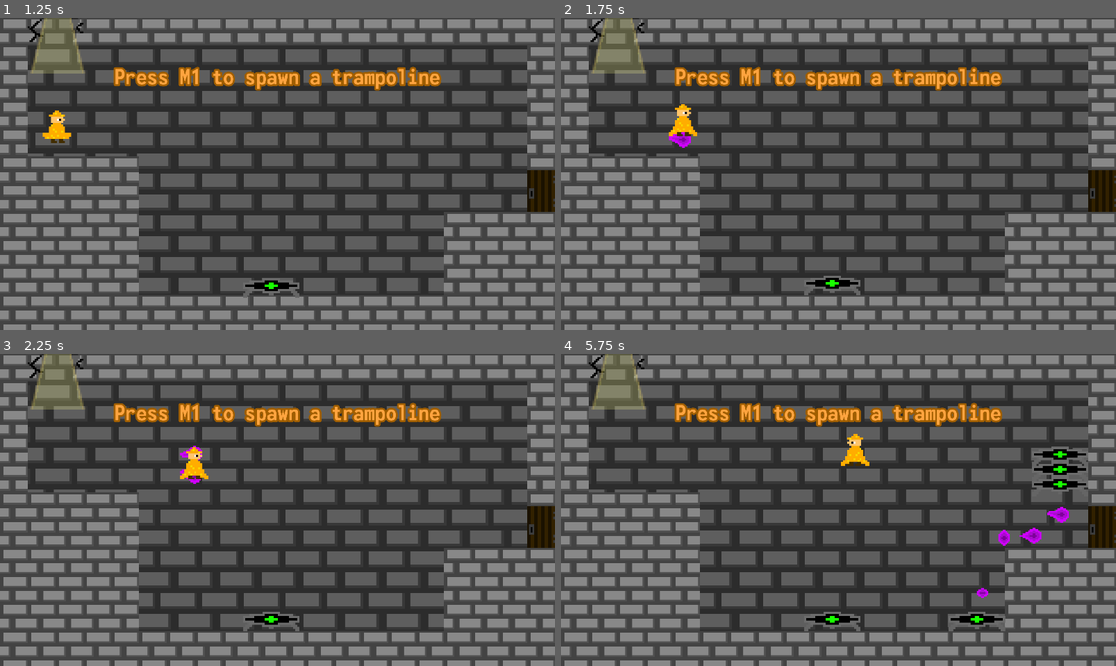
Above: before the commit, frames 1-4 (two rows, left to right).
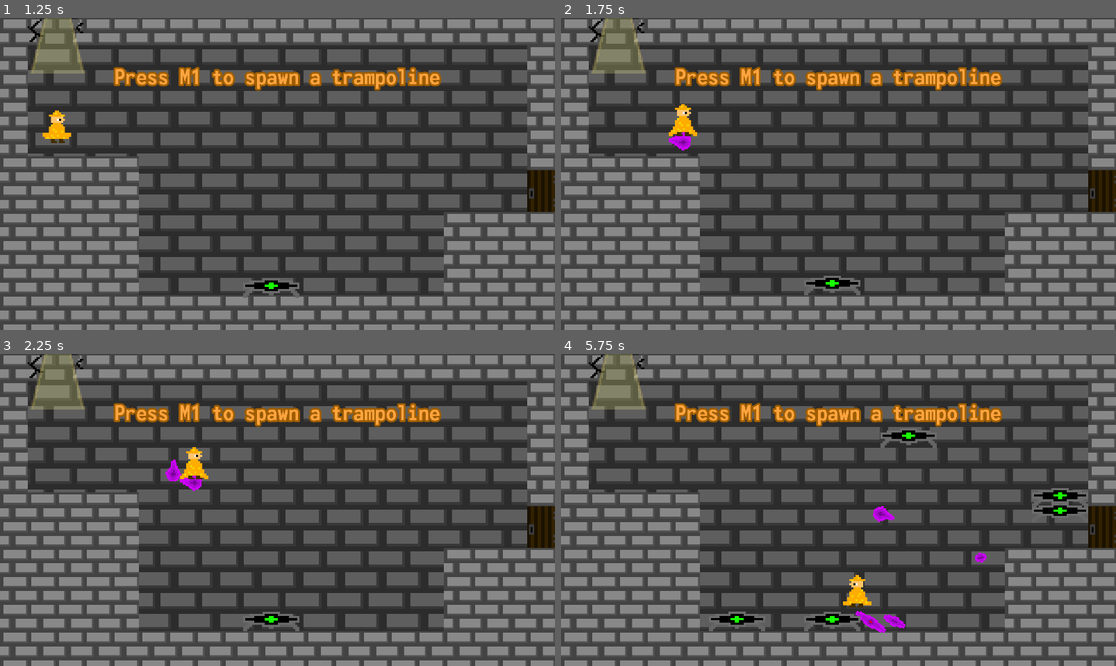
Above: after the commit, the same moments.

Repository: Gplayer128/Bouncemancer
Game: Godot game, scene res://Scenes/MainMenu.tscn
Two runs of this game, one before a commit and one after it. Both use one fixed random seed, a clock stepped at 60 frames per second and the inputs below.
Inputs (mouse positions are in pixels of both pictures, inside the frame that each line leads up to):
- Up to frame 1 (1.25 s): click "Start Game" at 0.5 s
- Up to frame 2 (1.75 s): tap M at 1.25 s; move the mouse to (960, 158) at 1.27 s; hold D (right) from 1.28 s (still down); hold 1 (1) from 1.28 s (still down); click (960, 158) at 1.42 s; tap Space (jump) at 1.52 s
- Up to frame 3 (2.25 s): keep holding D (right); tap M at 2 s; move the mouse to (166, 525) at 2.02 s; release 1 (1) at 2.03 s; tap 1 (1) at 2.1 s
- Up to frame 4 (5.75 s): tap Space (jump) at 2.27, 3.77, 4.52, 5.27 s; tap M every 0.75 s from 2.75 to 5 s; move the mouse to (894, 441) at 2.77 s; release D (right) at 2.78 s; hold A (left) 2.78-3.53 s; hold 1 (1) 2.78-3.53 s; tap Alt at 2.85 s; move the mouse to (810, 572) at 3.52 s; hold D (right) 3.53-5.03 s; tap Shift at 3.6 s; click (810, 572) at 3.67 s; tap 1 (1) at 3.8, 5.1 s; move the mouse to (1005, 556) at 4.27 s; hold 1 (1) 4.28-5.03 s; move the mouse to (672, 463) at 5.02 s; hold A (left) from 5.03 s (still down)

Frame 1 is identical in both runs. In frame 2, 0.1% of the frame differs, in the area x 19-24%, y 36-43%; in frame 3, 0.3%; in frame 4, 3.5%, in the area x 26-95%, y 24-90%.

Commit message:
.

Diff:
--- a/Scripts/projectile.gd
+++ b/Scripts/projectile.gd
@@ -1,6 +1,5 @@
 extends Area2D
 
-@export var SPEED = 1200 # Increased default speed so it's visible
 @export var speed: float = 500.0
 
 var trampoline_inst = preload("res://trampoline.tscn")
@@ -20,20 +19,19 @@
 	second_anim = false
 	hit_wall = false
 	global_position = spawnPos
-	# Calculate velocity using SPEED and the direction angle
-
-var direction: Vector2 = Vector2.RIGHT # Change this to move left, up, down, etc.
+	global_rotation = spawnRot # Rotates the projectile to match the aiming angle
 
 func _physics_process(delta: float) -> void:
-	# Moves the Area2D by adding to its position every frame
+	# Only move if it hasn't hit a wall yet
 	if !hit_wall:
-		position += direction * speed * delta
+		# Convert the angle (dir) into a directional vector and multiply by speed
+		var movement_vector = Vector2.RIGHT.rotated(dir) * speed
+		position += movement_vector * delta
 
 func setup(p_dir: float, p_pos: Vector2, p_rot: float) -> void:
 	dir = p_dir
 	spawnPos = p_pos
 	spawnRot = p_rot
-
 
 func _on_body_entered(body: Node2D) -> void:
 	if body.is_in_group("WALLS"):
